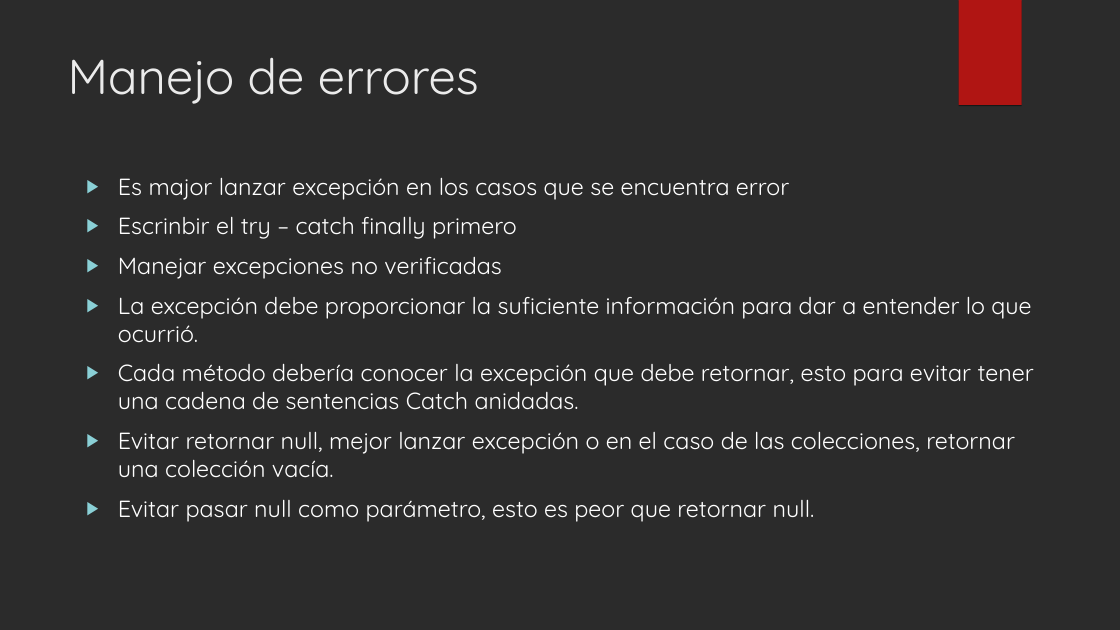
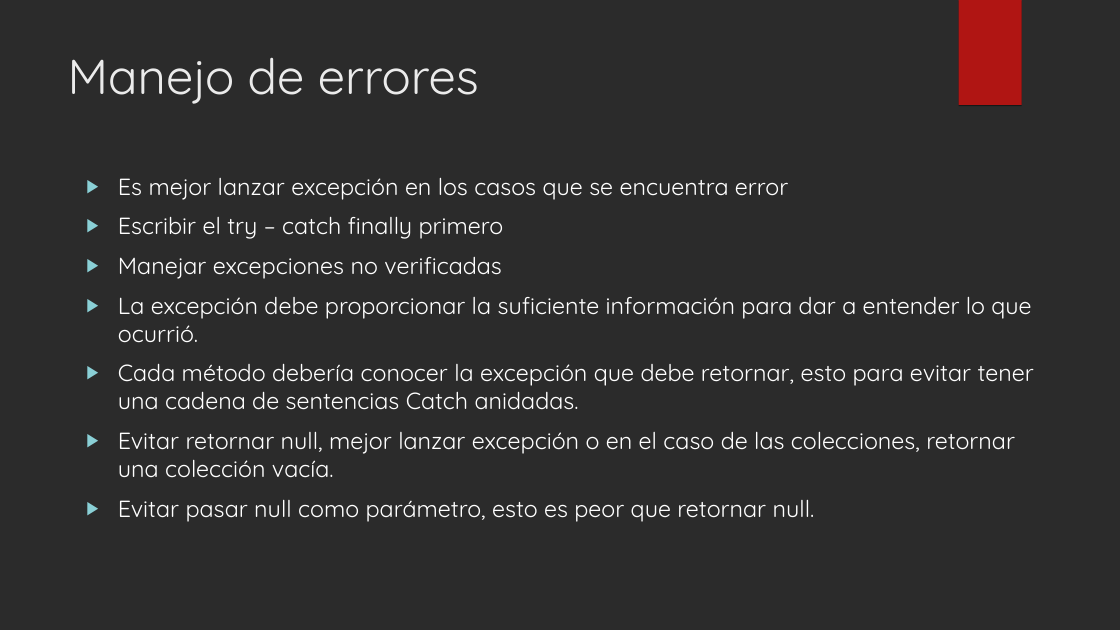
Before and after one commit to josevicenteayala/CleanCode, a slide deck: slide 8 of CleanCodeProject/data/CleanCode.ppt. Drawn at 1120x630 pixels with LibreOffice and Linux fonts; fonts in the diff are those of the drawing; background and template pictures are left out; a plain dark background stands for a picture behind light text. Boxes give left, top, right and bottom in pixels: in the first picture for what was removed or moved away, otherwise in the second. Text is boxed around its words. In the diff, an @@ line names an element or a change of style, - is before the commit and + after.

Commit message:
correction to ppt

```diff
--- a/CleanCodeProject/data/CleanCode.ppt
+++ b/CleanCodeProject/data/CleanCode.ppt
@@ text at [118, 178, 788, 239]: text changed @@
-▶ Es major lanzar excepción en los casos que se encuentra error
-▶ Escrinbir el try – catch finally primero
+▶ Es mejor lanzar excepción en los casos que se encuentra error
+▶ Escribir el try – catch finally primero
```
